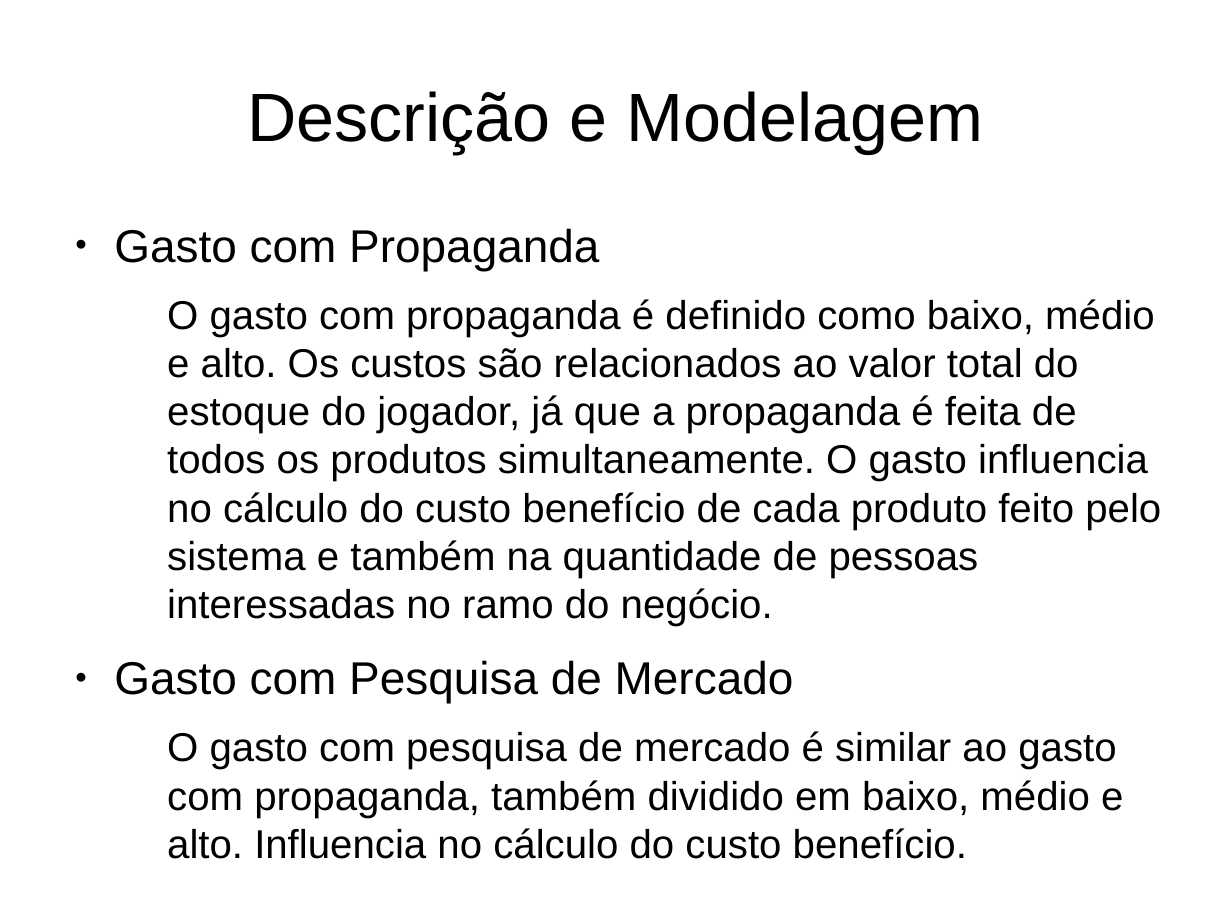
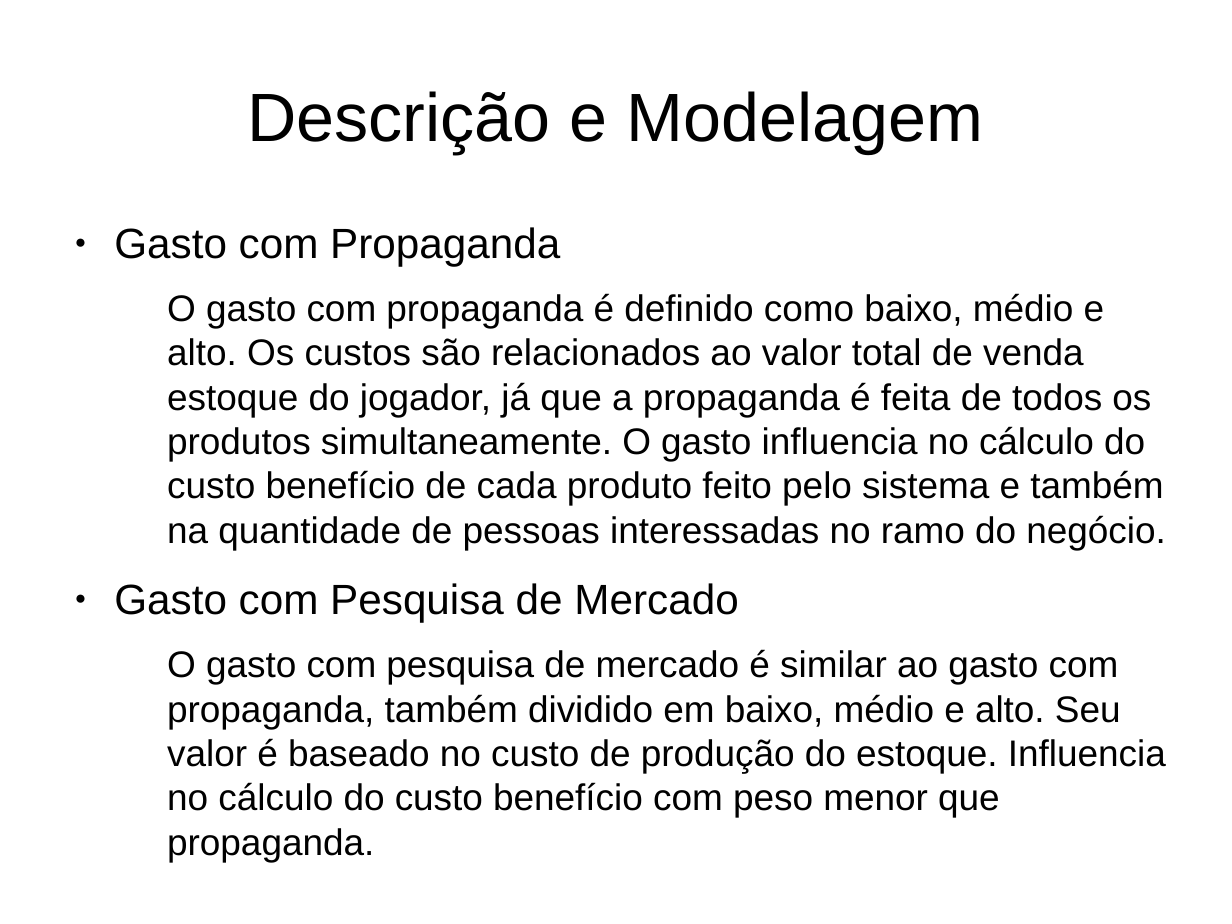
Before and after one commit to Pedr0Rocha/IA, a slide deck: slide 9 of Apresentacao.odp. Drawn at 1232x924 pixels with LibreOffice and Linux fonts; fonts in the diff are those of the drawing. Boxes give left, top, right and bottom in pixels: in the first picture for what was removed or moved away, otherwise in the second. Text is boxed around its words. In the diff, an @@ line names an element or a change of style, - is before the commit and + after.

```diff
--- a/Apresentacao.odp
+++ b/Apresentacao.odp
@@ text at (x1=114, y1=227, x2=738, y2=623): size 29.6 to 27.2 pt in "Gasto com Propaganda", "Gasto com Pesquisa de Mercado" @@
@@ text at (x1=167, y1=293, x2=1166, y2=550): text changed; size 25.9 to 23.8 pt @@
-  O gasto com propaganda é definido como baixo, médio e alto. Os custos são relacionados ao valor total do estoque do jogador, já que a propaganda é feita de todos os produtos simultaneamente. O gasto influencia no cálculo do custo benefício de cada produto feito pelo sistema e também na quantidade de pessoas interessadas no ramo do negócio.
+  O gasto com propaganda é definido como baixo, médio e alto. Os custos são relacionados ao valor total de venda estoque do jogador, já que a propaganda é feita de todos os produtos simultaneamente. O gasto influencia no cálculo do custo benefício de cada produto feito pelo sistema e também na quantidade de pessoas interessadas no ramo do negócio.
@@ text at (x1=167, y1=649, x2=1166, y2=862): text changed; size 25.9 to 23.8 pt @@
-  O gasto com pesquisa de mercado é similar ao gasto com propaganda, também dividido em baixo, médio e alto. Influencia no cálculo do custo benefício.
+  O gasto com pesquisa de mercado é similar ao gasto com propaganda, também dividido em baixo, médio e alto. Seu valor é baseado no custo de produção do estoque. Influencia no cálculo do custo benefício com peso menor que propaganda.
```
Also in this commit, not shown: 3 other slides changed, 6 slides added, 1 slide removed, 15 other files.
